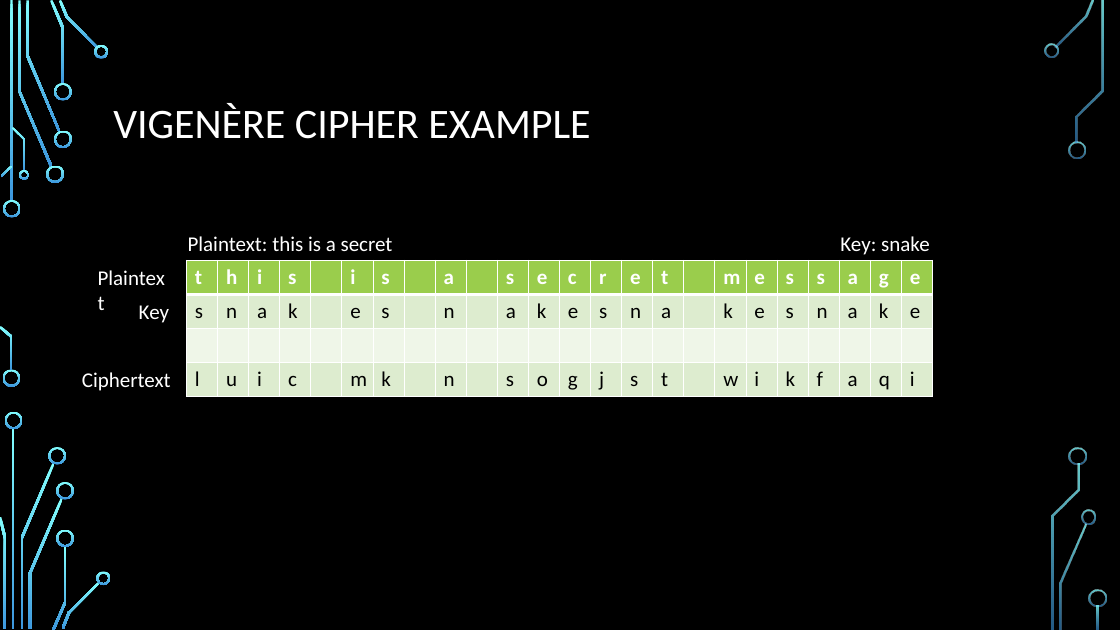
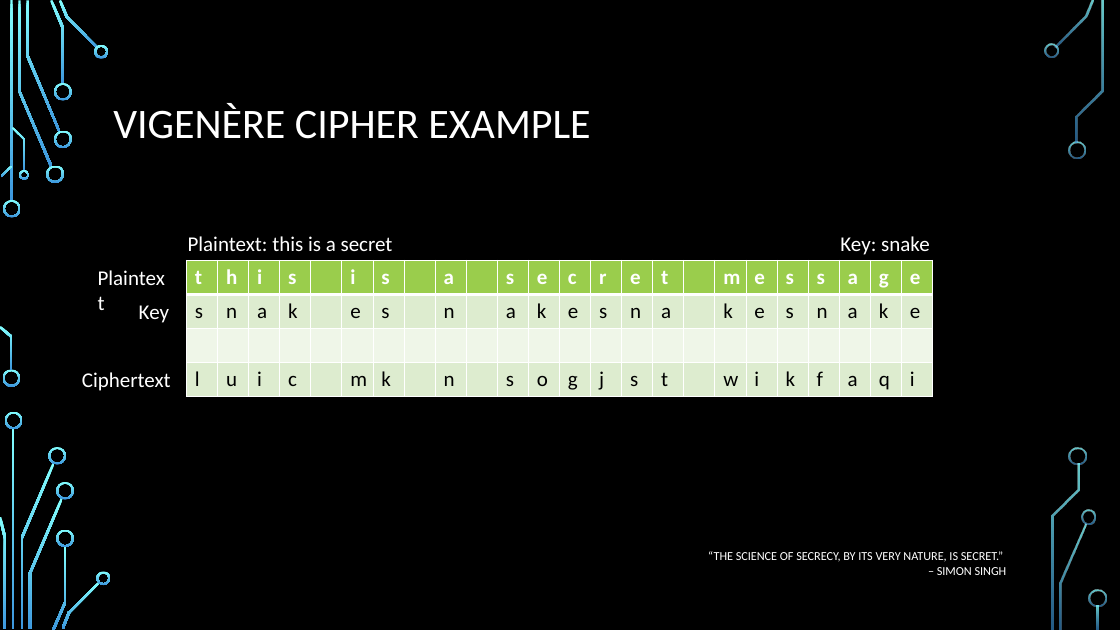
Before and after one commit to stevemann2705/meetup, a slide deck: slide 16 of Crypto.pptx (slide 15 before the commit). Drawn at 1120x630 pixels with LibreOffice and Linux fonts; fonts in the diff are those of the drawing; background and template pictures are left out. Boxes give left, top, right and bottom in pixels: in the first picture for what was removed or moved away, otherwise in the second. Text is boxed around its words. In the diff, an @@ line names an element or a change of style, - is before the commit and + after.

```diff
--- a/Crypto.pptx
+++ b/Crypto.pptx
@@ text added at [708, 551, 1007, 575], 10.5 pt, text #FFFFFF @@
+“THE SCIENCE OF SECRECY, BY ITS VERY NATURE, IS SECRET.”
+– SIMON SINGH
```
Also in this commit, not shown: 8 other slides changed, 10 slides added.
